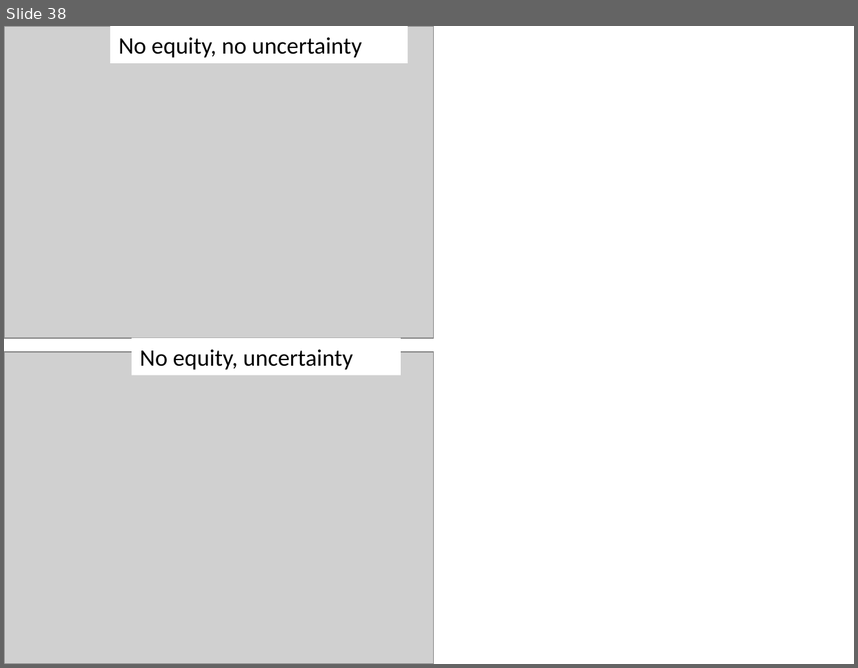
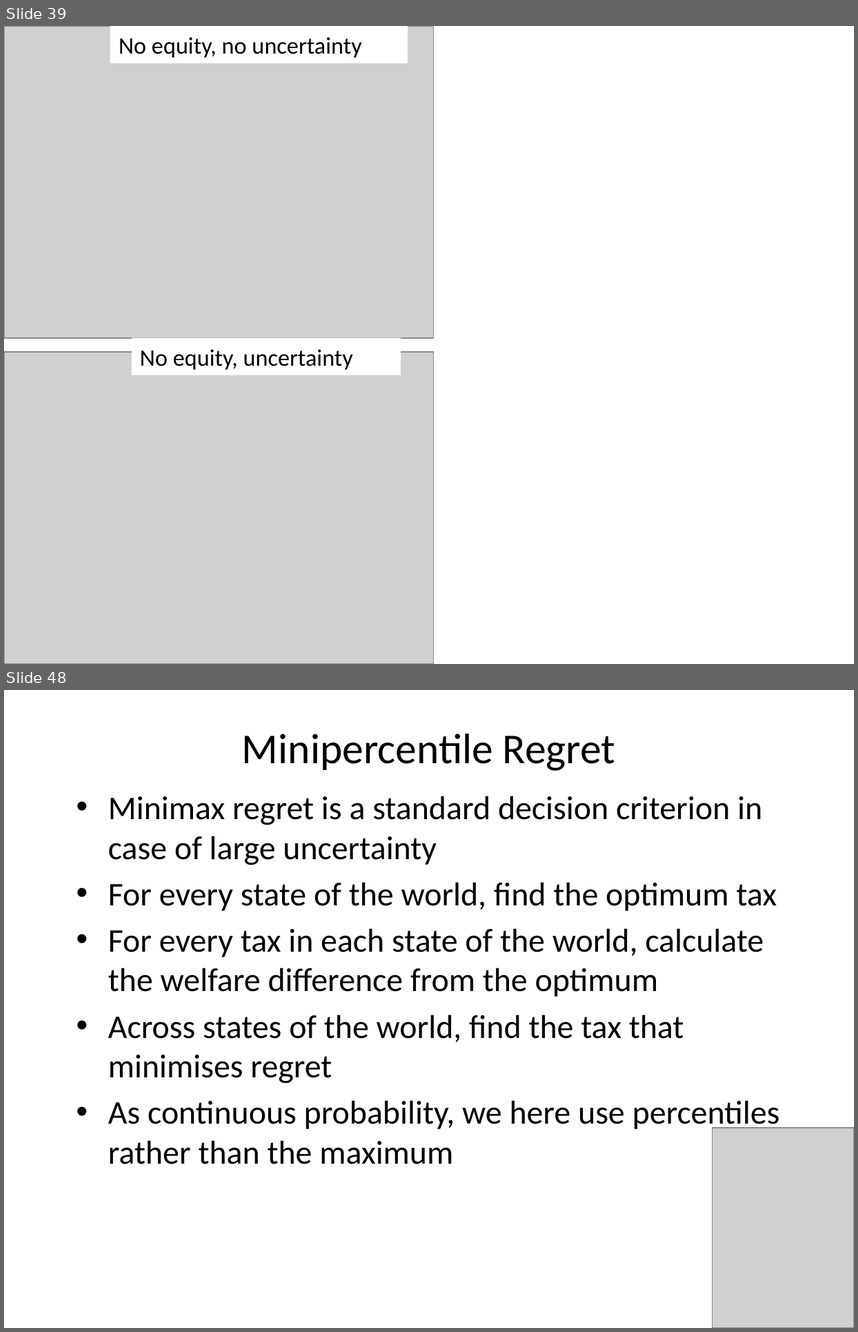
Before and after one commit to rtol/ClimateEconomics, a slide deck: cceug9 aggregation.pptx. Shown one above the other, each under a label of ours: slide 38 before the commit, slides 39 and 48 after it; the slides between them are not shown. The pictures are 858x668 and 858x1332 pixels, drawn with LibreOffice and Linux fonts; fonts in the diff are those of the drawing; grey boxes stand for pictures. Boxes give left, top, right and bottom in pixels: in the first picture for what was removed or moved away, otherwise in the second. Text is boxed around its words. In the diff, an @@ line names an element or a change of style, - is before the commit and + after.

```diff
--- a/cceug9 aggregation.pptx
+++ b/cceug9 aggregation.pptx
@@ slide 48 added at (4, 690, 854, 1328), background #FFFFFF @@
@@ title added at (242, 733, 615, 771), 36 pt, text #000000 @@
+Minipercentile Regret
@@ text added at (108, 796, 780, 1164), 28 pt, text #000000 @@
+• Minimax regret is a standard decision criterion in case of large uncertainty
+• For every state of the world, find the optimum tax
+• For every tax in each state of the world, calculate the welfare difference from the optimum
+• Across states of the world, find the tax that minimises regret
+• As continuous probability, we here use percentiles rather than the maximum
@@ picture added at (712, 1127, 854, 1328) @@
@@ what was slide 38 is now slide 39 @@
```
Also in this commit, not shown: 10 slides changed, 10 other slides added, 7 other files.
